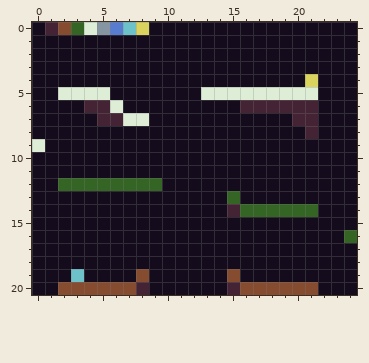
File history of a pixel-art sprite, core/assets/map/6.png. Above is the file before it was changed.
The file is 25x21 pixels.
The same view after the edit:
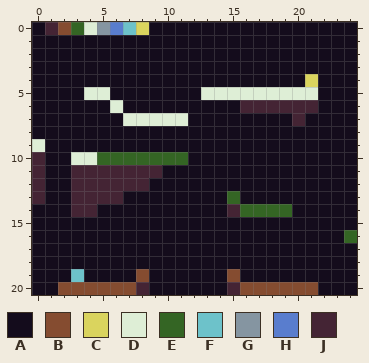
Palette (. is transparent): A #140c1c  B #854c30  C #dad45e  D #deeed6  E #346524  F #6dc2ca  G #8595a1  H #597dce  J #442434
From old to new:
y 5: x 2..3 DD -> AA
y 6: x 4..5 JJ -> AA
y 7: x 5..6 JJ -> AA; x 9..11 AAA -> DDD; x 21 J -> A
y 8: x 21 J -> A
y 10: x 0 A -> J; x 3..11 AAAAAAAAA -> DDEEEEEEE
y 11: x 0 A -> J; x 3..9 AAAAAAA -> JJJJJJJ
y 12: x 0 A -> J; x 2..9 EEEEEEEE -> AJJJJJJA
y 13: x 0 A -> J; x 3..6 AAAA -> JJJJ
y 14: x 3..4 AA -> JJ; x 20..21 EE -> AA
Where, in picture pixels (left, top, right, bottom), the same in both pictures:
changed: (32, 87, 188, 217)
changed: (305, 113, 318, 139)
changed: (292, 204, 318, 217)
